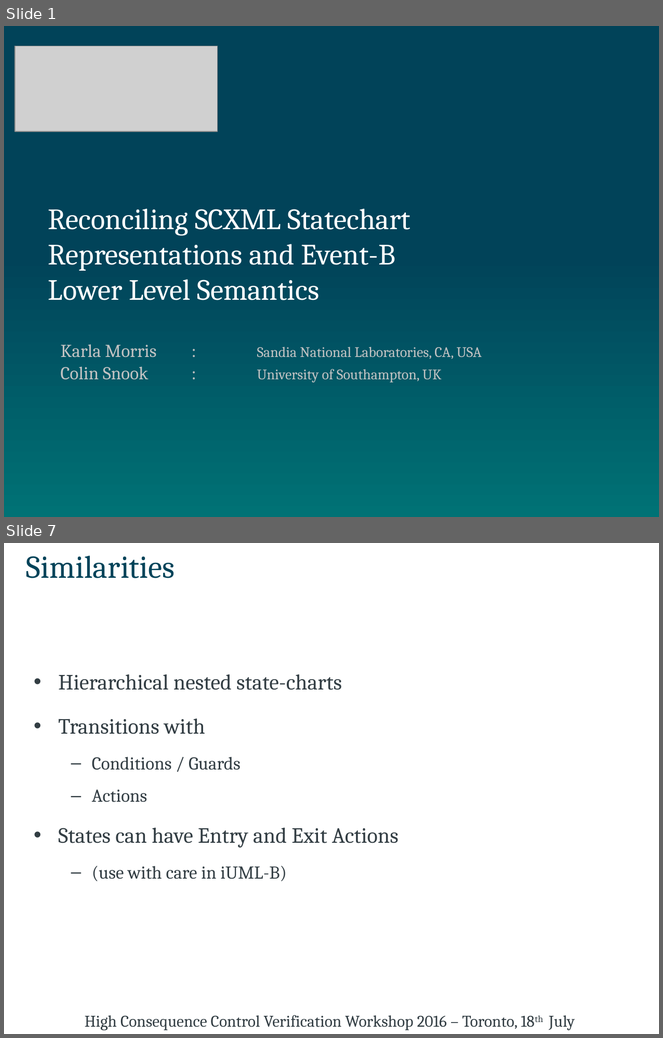
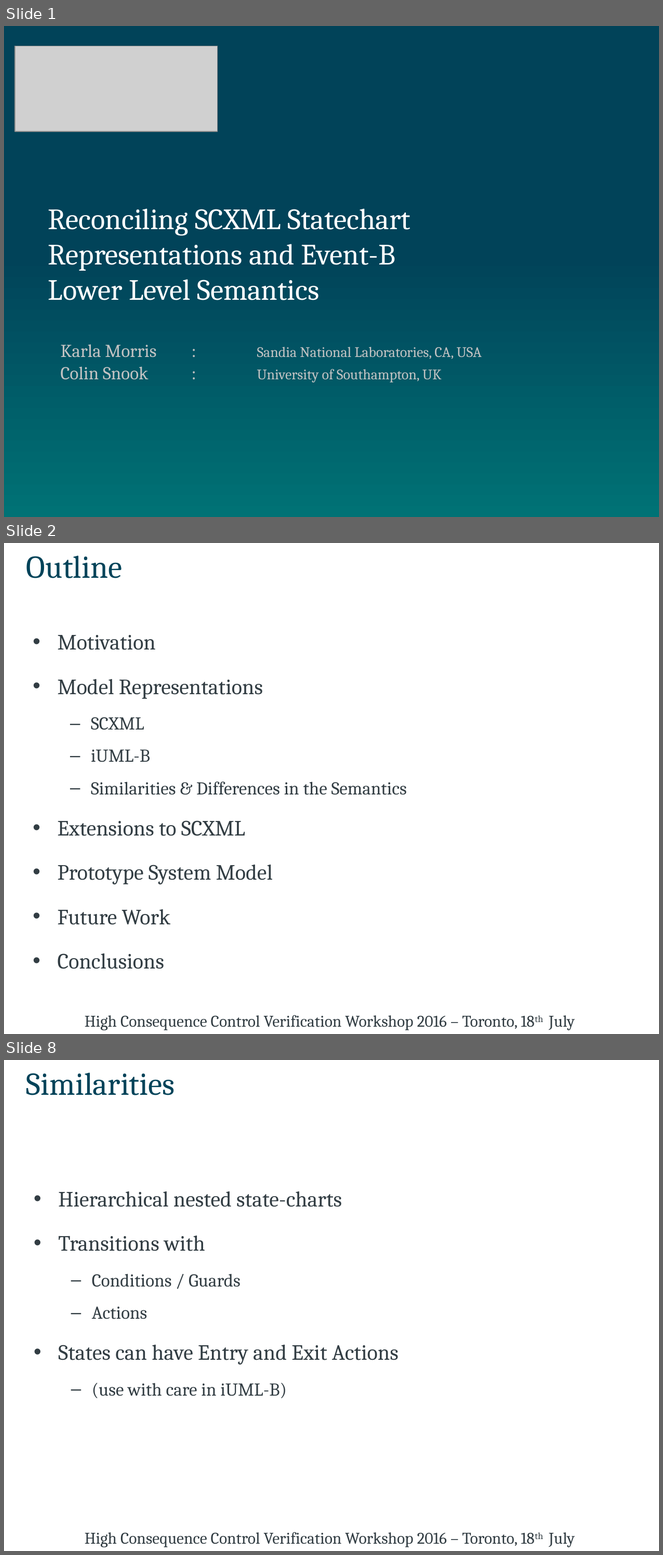
Before and after one commit to kmorris3/rodin_scxml_plugin, a slide deck: talks/CAV2016/CAV_HCVVW16_SCXML.pptx. Shown one above the other, each under a label of ours: slides 1 and 7 before the commit, slides 1, 2 and 8 after it; the slides between them are not shown. The pictures are 663x1038 and 663x1555 pixels, drawn with LibreOffice and Linux fonts; fonts in the diff are those of the drawing; grey boxes stand for pictures; background and template pictures are left out. Boxes give left, top, right and bottom in pixels: in the first picture for what was removed or moved away, otherwise in the second. Text is boxed around its words. In the diff, an @@ line names an element or a change of style, - is before the commit and + after.

```diff
--- a/talks/CAV2016/CAV_HCVVW16_SCXML.pptx
+++ b/talks/CAV2016/CAV_HCVVW16_SCXML.pptx
@@ slide 2 added at <box>4,543,659,1034</box>, background #FFFFFF; not listed: 1 template element that a slide beside it also shows @@
@@ title added at <box>26,555,123,578</box>, 35 pt, text #014359 @@
+Outline
@@ text added at <box>58,635,407,925</box>, 24 pt, text #323D43 @@
+• Motivation
+• Model Representations
+  – SCXML
+  – iUML-B
+  – Similarities & Differences in the Semantics
+• Extensions to SCXML
+• Prototype System Model
+• Future Work
+• Conclusions
@@ what was slide 7 is now slide 8 @@
```
Also in this commit, not shown: 10 slides changed, 7 other files.
